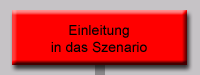
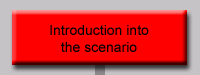
Comparing the layer stacks of the two 200 x 75 images. Changes:
renamed "Einleitung in das Szenario" to "Introduction into the scenario", painted on it over [50, 25, 149, 53]
